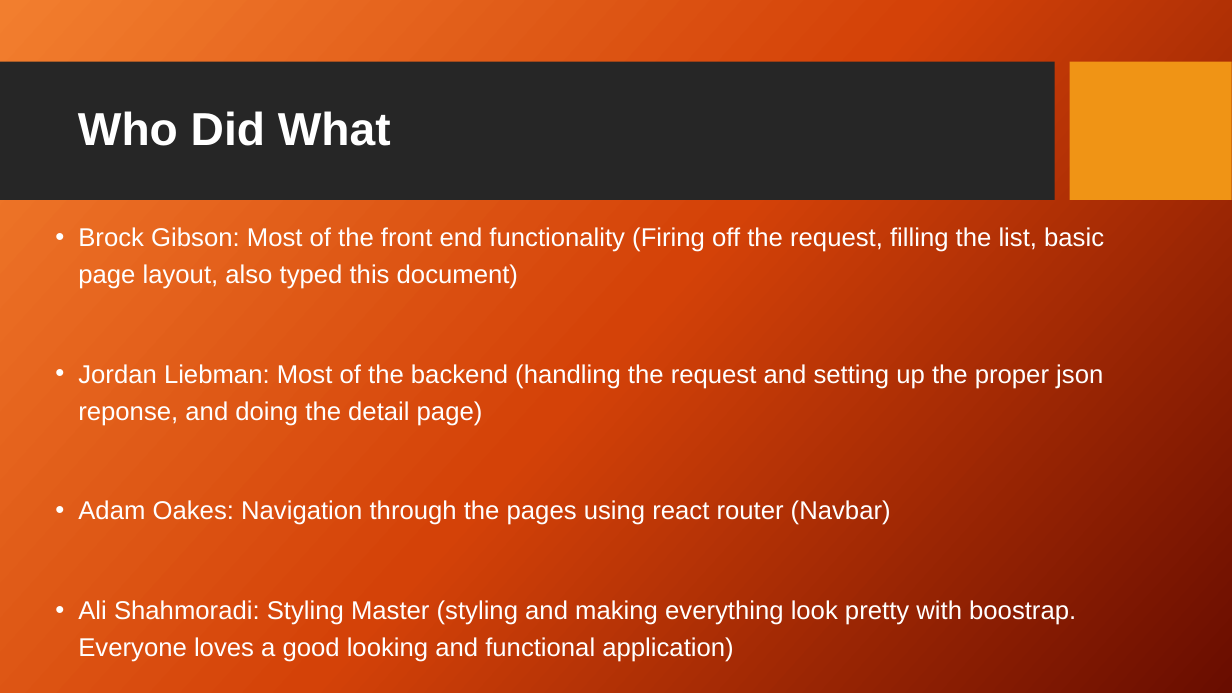
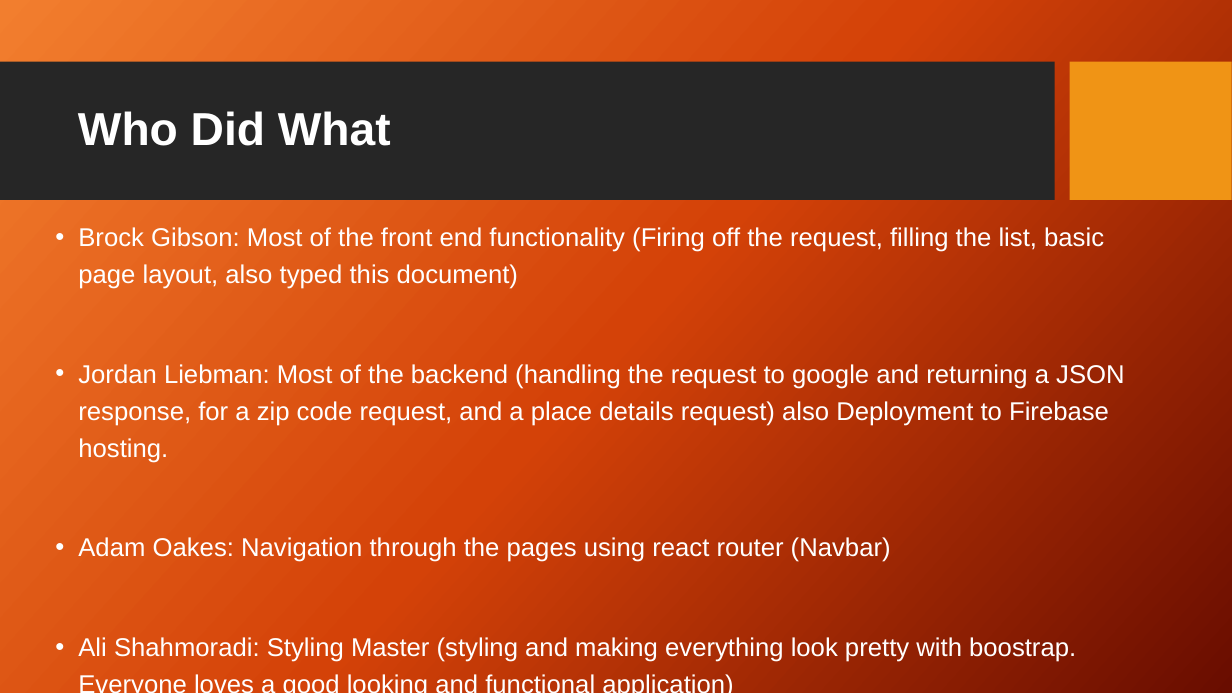
Before and after one commit to Brock-Gibson/Pizza-Now, a slide deck: slide 12 of Presentation/PizzaNow.pptx. Drawn at 1232x693 pixels with LibreOffice and Linux fonts; fonts in the diff are those of the drawing; background and template pictures are left out. Boxes give left, top, right and bottom in pixels: in the first picture for what was removed or moved away, otherwise in the second. Text is boxed around its words. In the diff, an @@ line names an element or a change of style, - is before the commit and + after.

```diff
--- a/Presentation/PizzaNow.pptx
+++ b/Presentation/PizzaNow.pptx
@@ text at (78,364,1124,463): text changed @@
-• Jordan Liebman: Most of the backend (handling the request and setting up the proper json reponse, and doing the detail page)
+• Jordan Liebman: Most of the backend (handling the request to google and returning a JSON response, for a zip code request, and a place details request) also Deployment to Firebase hosting.
```
Also in this commit, not shown: 10 other slides changed.
